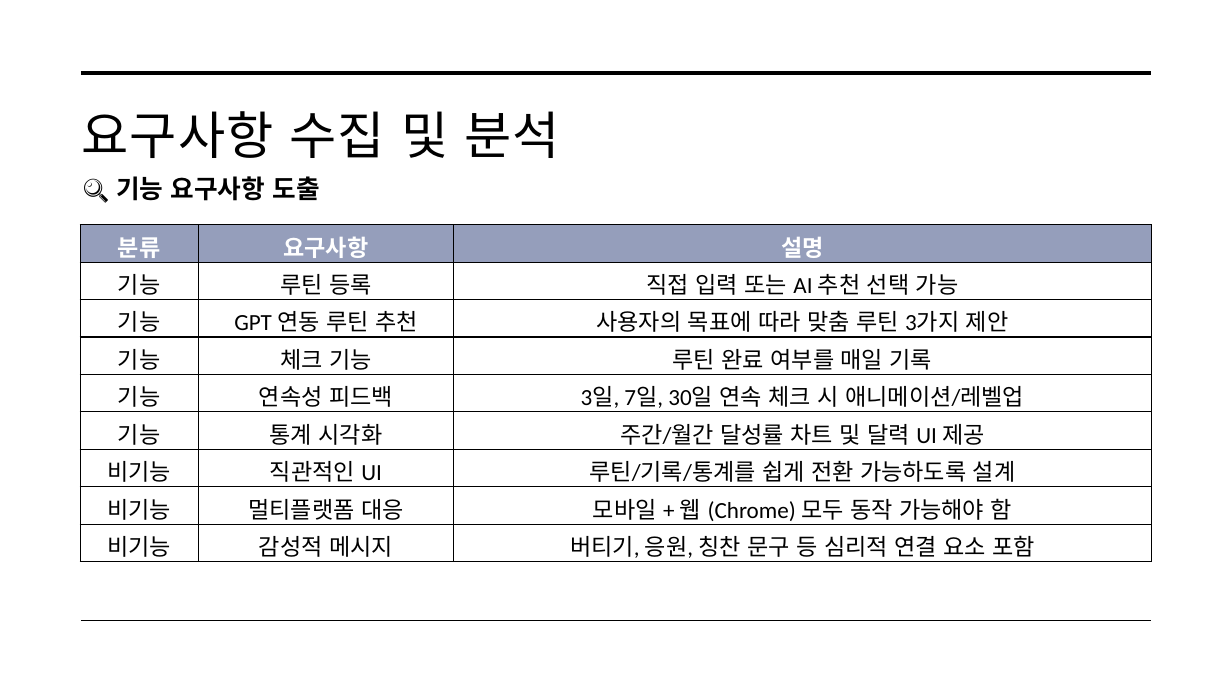
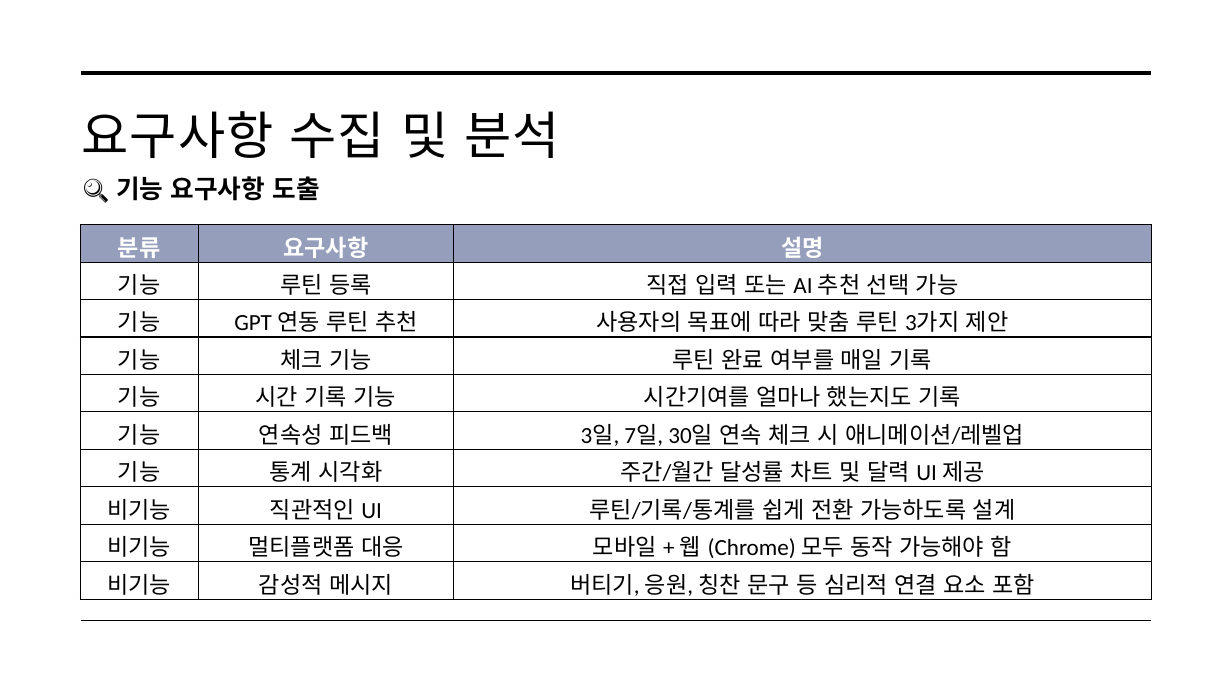
Before and after one commit to sejong0705/my_android, a slide deck: slide 10 of week10/꾸버-안드로이드_프로젝트.pptx. Drawn at 1232x693 pixels with LibreOffice and Linux fonts; fonts in the diff are those of the drawing. Boxes give left, top, right and bottom in pixels: in the first picture for what was removed or moved away, otherwise in the second. Text is boxed around its words. In the diff, an @@ line names an element or a change of style, - is before the commit and + after.

```diff
--- a/week10/꾸버-안드로이드_프로젝트.pptx
+++ b/week10/꾸버-안드로이드_프로젝트.pptx
@@ table at (80,225,1152,600) @@
+row 5: 기능 | 시간 기록 기능 | 시간기여를 얼마나 했는지도 기록
```
Also in this commit, not shown: 3 other slides changed, 1 slide added.
